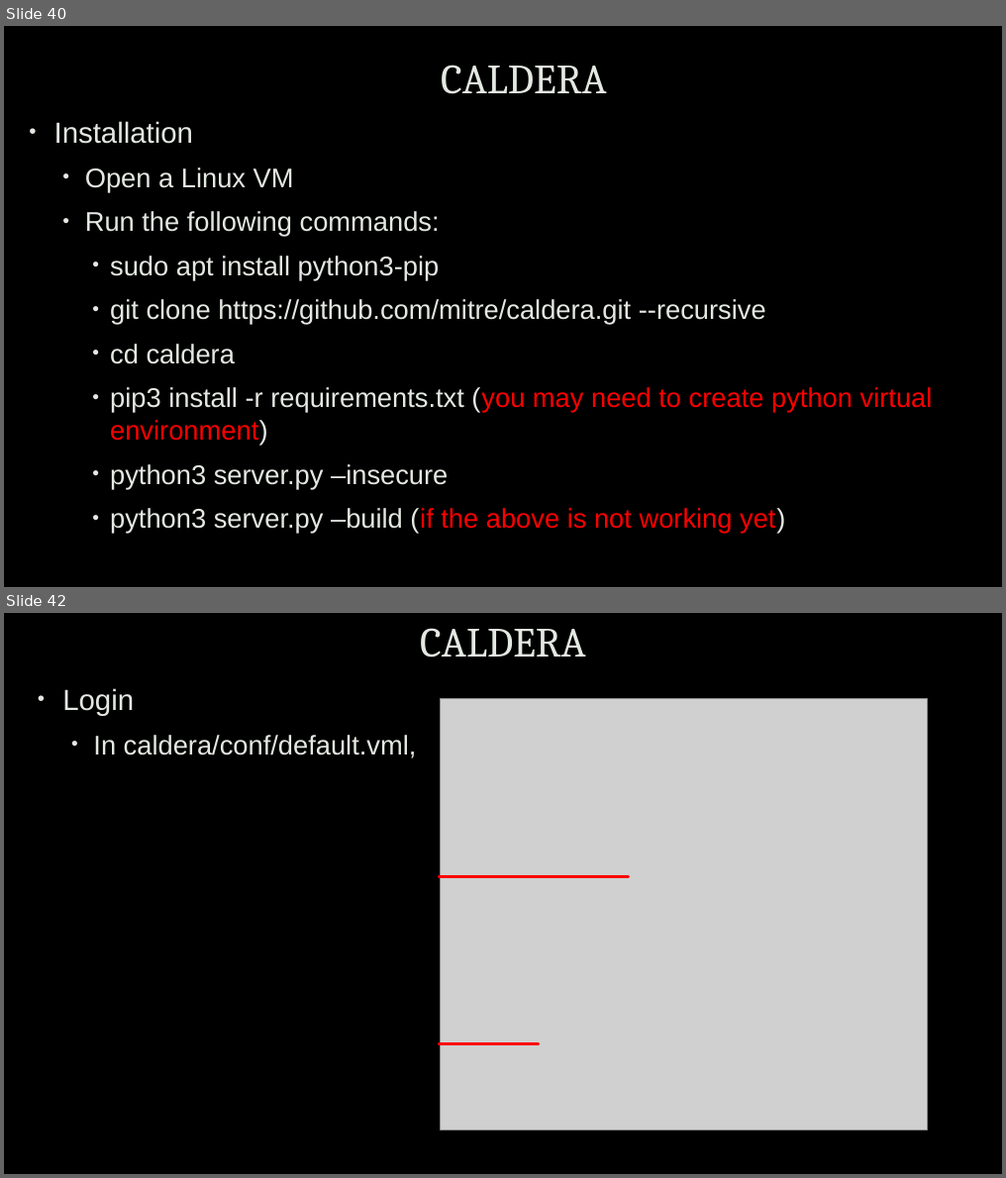
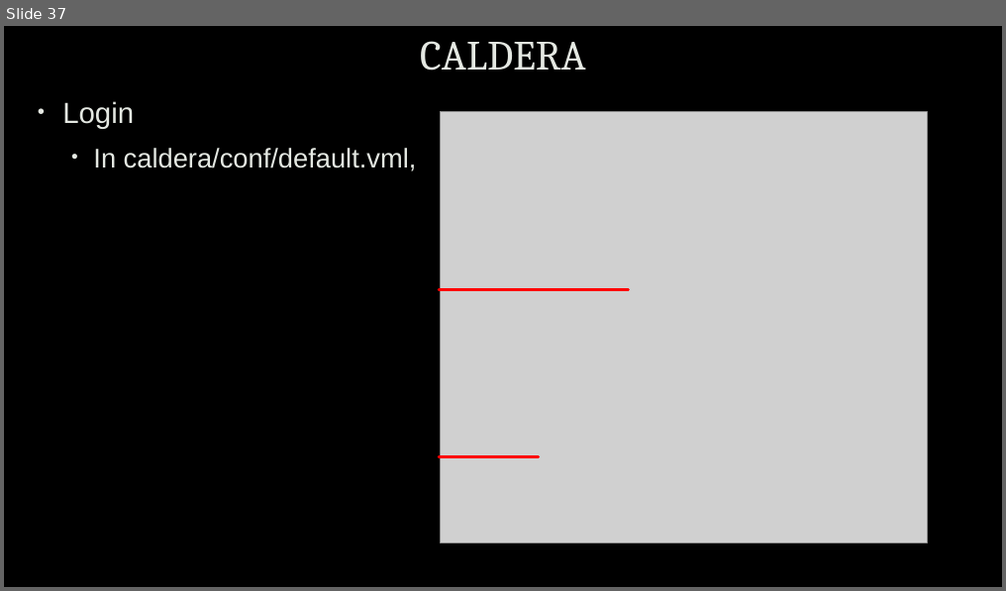
Before and after one commit to uwacyber/cits1003, a slide deck: cits1003-lecture_slides/CITS1003-7 Incidents-exercises.pptx. Shown one above the other, each under a label of ours: slides 40 and 42 before the commit, slide 37 after it; the slides between them are not shown. The pictures are 1006x1178 and 1006x591 pixels, drawn with LibreOffice and Linux fonts; fonts in the diff are those of the drawing; grey boxes stand for pictures; background and template pictures are left out. Boxes give left, top, right and bottom in pixels: in the first picture for what was removed or moved away, otherwise in the second. Text is boxed around its words. In the diff, an @@ line names an element or a change of style, - is before the commit and + after.

```diff
--- a/cits1003-lecture_slides/CITS1003-7 Incidents-exercises.pptx
+++ b/cits1003-lecture_slides/CITS1003-7 Incidents-exercises.pptx
@@ slide 40 removed at [4, 26, 1002, 587], background picture (left out) @@
@@ title removed at [441, 65, 607, 94] @@
-CALDERA
@@ text removed at [54, 121, 933, 533] @@
-• Installation
-  • Open a Linux VM
-  • Run the following commands:
-    • sudo apt install python3-pip
-    • git clone https://github.com/mitre/caldera.git --recursive
-    • cd caldera
-    • pip3 install -r requirements.txt (you may need to create python virtual environment)
-    • python3 server.py –insecure
-    • python3 server.py –build (if the above is not working yet)
@@ what was slide 42 is now slide 37 @@
```
Also in this commit, not shown: 10 slides changed, 2 slides added, 6 other slides removed.
